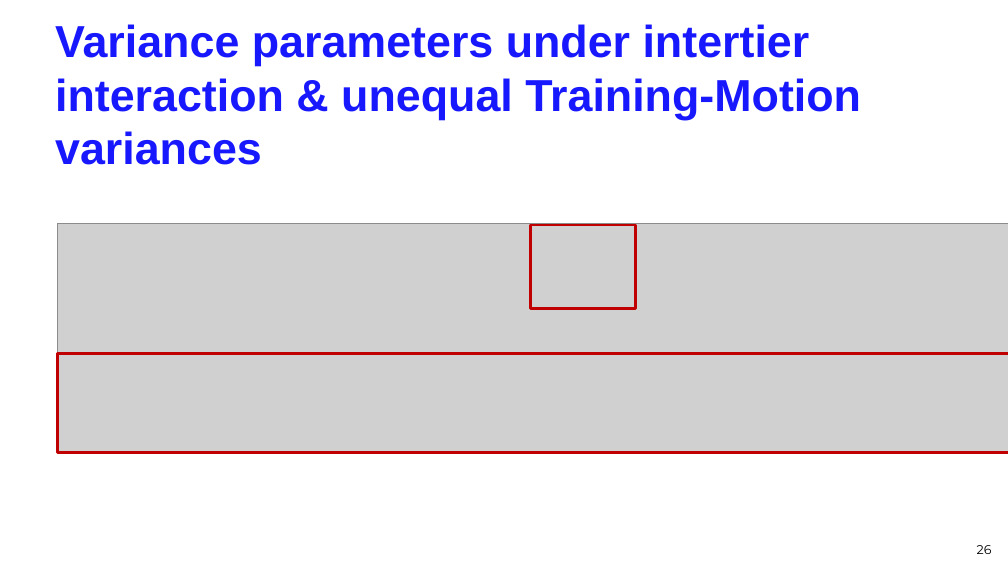
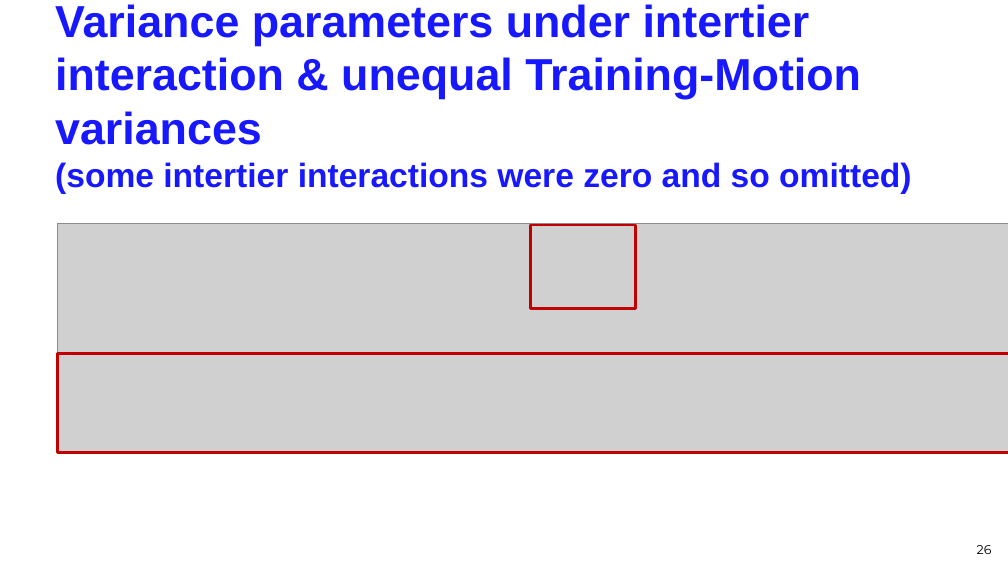
Before and after one commit to briencj/webcjb, a slide deck: slide 26 of multitier/TwoPhaseHumanExpt.v1.ppsx. Drawn at 1008x567 pixels with LibreOffice and Linux fonts; fonts in the diff are those of the drawing; grey boxes stand for pictures. Boxes give left, top, right and bottom in pixels: in the first picture for what was removed or moved away, otherwise in the second. Text is boxed around its words. In the diff, an @@ line names an element or a change of style, - is before the commit and + after.

```diff
--- a/multitier/TwoPhaseHumanExpt.v1.ppsx
+++ b/multitier/TwoPhaseHumanExpt.v1.ppsx
@@ title at (55, 4, 911, 194): text changed @@
-Variance parameters under intertier interaction & unequal Training-Motion variances
+Variance parameters under intertier interaction & unequal Training-Motion variances
+(some intertier interactions were zero and so omitted)
```
Also in this commit, not shown: 5 other slides changed.
